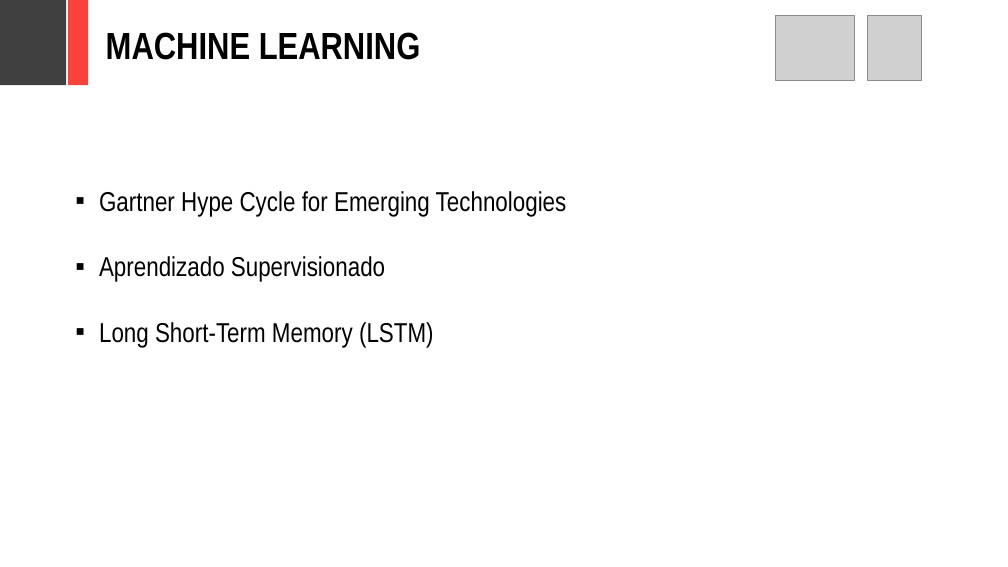
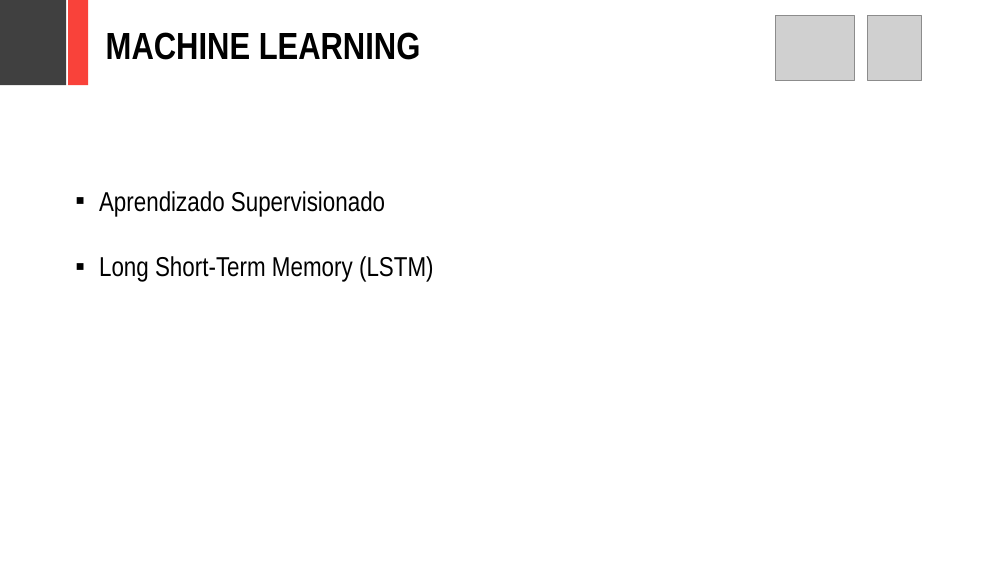
Before and after one commit to adornodev/TCC-Lunar, a slide deck: slide 15 of FinalCourseAssignment/Lunar.pptx. Drawn at 1008x567 pixels with LibreOffice and Linux fonts; fonts in the diff are those of the drawing; grey boxes stand for pictures. Boxes give left, top, right and bottom in pixels: in the first picture for what was removed or moved away, otherwise in the second. Text is boxed around its words. In the diff, an @@ line names an element or a change of style, - is before the commit and + after.

```diff
--- a/FinalCourseAssignment/Lunar.pptx
+++ b/FinalCourseAssignment/Lunar.pptx
@@ text at box(99, 191, 567, 216): paragraph removed @@
-▪ Gartner Hype Cycle for Emerging Technologies
```
Also in this commit, not shown: 14 other slides changed, 2 slides added, 5 slides removed, 16 other files.
